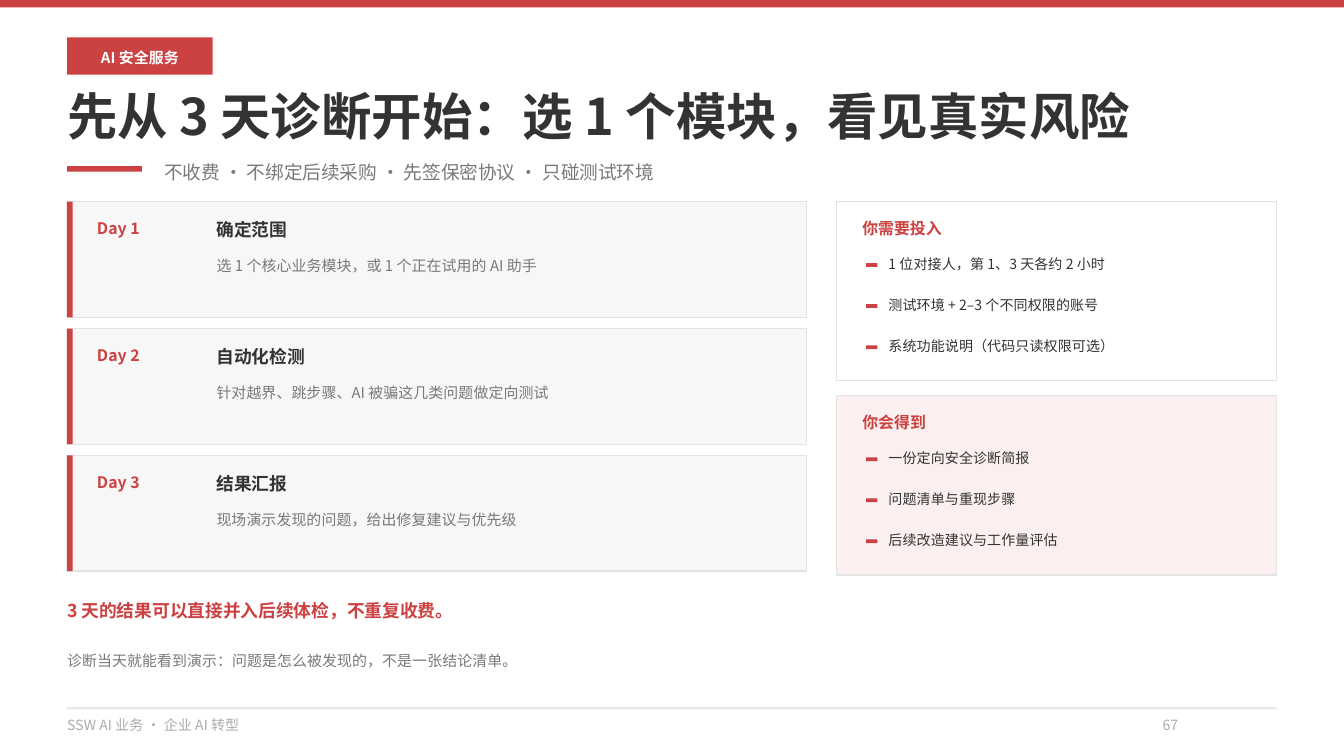
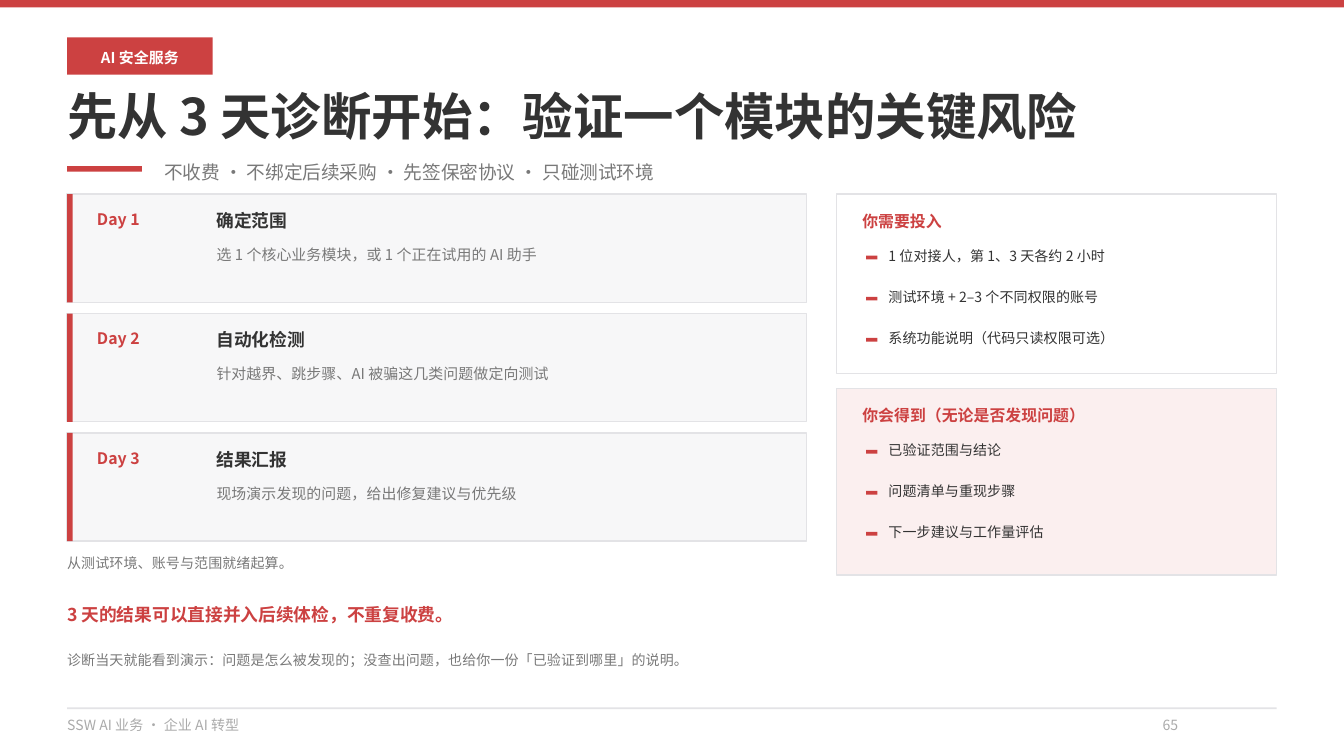
Before and after one commit to hveraus/ssw-business, a slide deck: slide 65 of SSW AI 业务_v2/SSW AI 业务_v3.pptx (slide 67 before the commit). Drawn at 1344x756 pixels with LibreOffice and Linux fonts; fonts in the diff are those of the drawing. Boxes give left, top, right and bottom in pixels: in the first picture for what was removed or moved away, otherwise in the second. Text is boxed around its words. In the diff, an @@ line names an element or a change of style, - is before the commit and + after.

Commit message:
第八部分按评审意见重做（11 页→9 页 + 备用页），全篇 70 页
57–61 更快讲到能做什么：删「三个风险口」页，风险示例并入三项服务卡；行业数据移到末页备用页；57 分隔页改为短过渡；盲区表「能/否」改为「常见覆盖/部分覆盖/需专项验证」
62–63 统一交付口径：服务二以代码与小工具为主线、对外内容标「可选」；表头「谁做的」→「典型对象」；成果句与抽样口径对齐
64–65/66 把保证变成验收项：删「一句话骗不走资料」「模型不用换」；改为按当前用户权限取数 + 高风险操作授权人确认；架构页改为数据流向图（留在环境/经审批外发/日志位置）；数据安全页把「不出公司网络」限定为全本地方案，留痕落到审计事件、日志权限与保留期
64 报告页：左侧标「示例·虚构数据」；右栏改为「发现→修复→复测」流转记录；80 项补覆盖范围、统计周期与去重口径
65/67 收成两个入口：诊断标题改「验证一个模块的关键风险」、写明从环境账号就绪起算、无论是否发现问题都交付范围与结论；结束页并列「聊 AI 落地场景 / 评估一个安全模块」

```diff
--- a/SSW AI 业务_v2/SSW AI 业务_v3.pptx
+++ b/SSW AI 业务_v2/SSW AI 业务_v3.pptx
@@ text at (67,91,1078,140): text changed @@
-先从 3 天诊断开始：选 1 个模块，看见真实风险
+先从 3 天诊断开始：验证一个模块的关键风险
@@ rectangle: place and size @@
-rectangle at (67,202,806,317)
+rectangle at (67,194,806,302)
@@ rectangle: place and size @@
-rectangle at (67,202,73,317)
+rectangle at (67,194,73,302)
@@ rectangle: place and size @@
-rectangle at (67,328,806,444)
+rectangle at (67,313,806,422)
@@ rectangle: place and size @@
-rectangle at (67,328,73,444)
+rectangle at (67,313,73,422)
@@ text "Day 2": place and size @@
-text "Day 2" at (97,349,139,365)
+text "Day 2" at (97,332,139,348)
@@ text "自动化检测": place and size @@
-text "自动化检测" at (217,348,305,365)
+text "自动化检测" at (217,331,305,348)
@@ text "针对越界、跳步骤、AI 被骗这几类问题做定向测试": place and size @@
-text "针对越界、跳步骤、AI 被骗这几类问题做定向测试" at (217,385,548,399)
+text "针对越界、跳步骤、AI 被骗这几类问题做定向测试" at (217,366,548,380)
@@ rectangle: place and size @@
-rectangle at (836,395,1277,574)
+rectangle at (836,388,1277,575)
@@ text at (862,407,1085,423): text changed @@
-你会得到
+你会得到（无论是否发现问题）
@@ rectangle: place and size @@
-rectangle at (67,456,806,571)
+rectangle at (67,433,806,542)
@@ rectangle: place and size @@
-rectangle at (67,456,73,571)
+rectangle at (67,433,73,542)
@@ text added at (888,443,1001,456), 7.5 pt, text #333333 @@
+已验证范围与结论
@@ text removed at (888,451,1029,464) @@
-一份定向安全诊断简报
@@ 3 texts: place and size @@
-3 texts at (97,475,517,526)
+3 texts at (97,451,517,500)
@@ 6 texts, 4 rectangles: place and size @@
-6 texts, 4 rectangles at (97,202,1277,505)
+6 texts, 4 rectangles at (97,194,1277,497)
@@ 3 rectangles, 2 texts: place and size @@
-3 rectangles, 2 texts at (862,220,1098,543)
+3 rectangles, 2 texts at (862,213,1098,536)
@@ text at (888,525,1043,538): text changed @@
-后续改造建议与工作量评估
+下一步建议与工作量评估
@@ text added at (67,556,293,569), 7.5 pt, text #797979 @@
+从测试环境、账号与范围就绪起算。
@@ text "3 天的结果可以直接并入后续体检，不重复收费。": place and size @@
-text "3 天的结果可以直接并入后续体检，不重复收费。" at (67,602,454,620)
+text "3 天的结果可以直接并入后续体检，不重复收费。" at (67,606,454,624)
@@ text at (67,653,688,667): text changed; size 8 to 7.5 pt @@
-诊断当天就能看到演示：问题是怎么被发现的，不是一张结论清单。
+诊断当天就能看到演示：问题是怎么被发现的；没查出问题，也给你一份「已验证到哪里」的说明。
@@ text at (1163,720,1179,730): text changed @@
-67
+65
```
Also in this commit, not shown: 12 other slides changed, 1 slide added, 2 slides removed, 2 other files.
